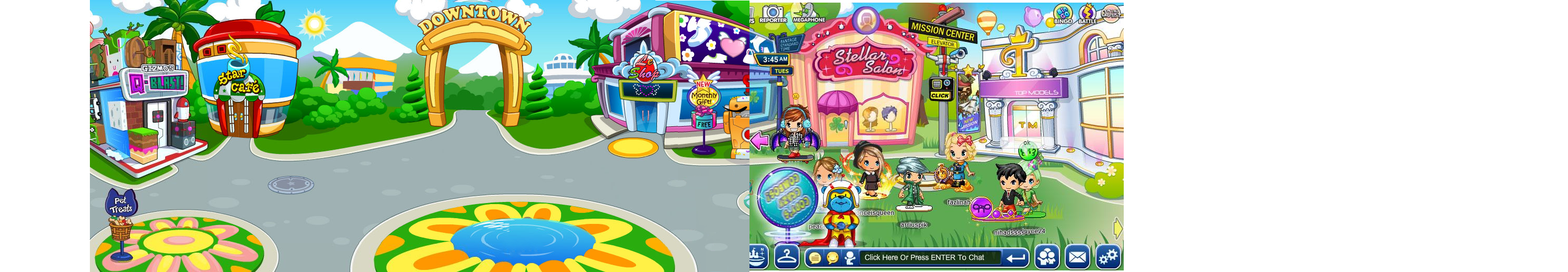
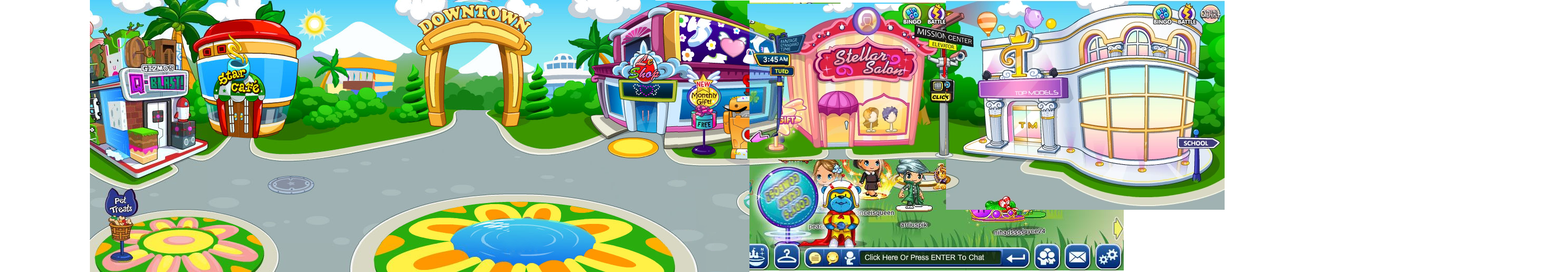
Revision of a layered 1568 × 272 image; what changed, layer by layer:
added layer "Layer 44" in group "v1" over left=747, top=3, right=946, bottom=160
added layer "Layer 43" in group "v1" over left=946, top=0, right=1225, bottom=210
